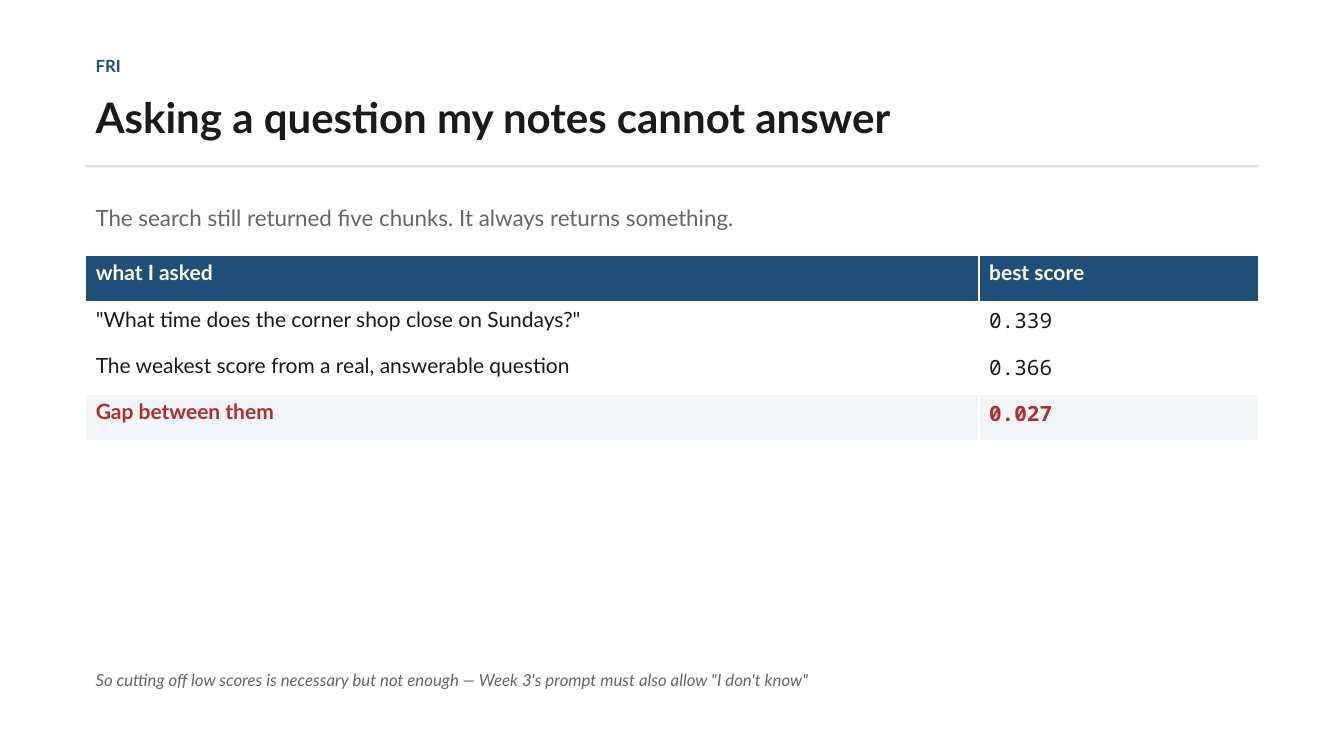
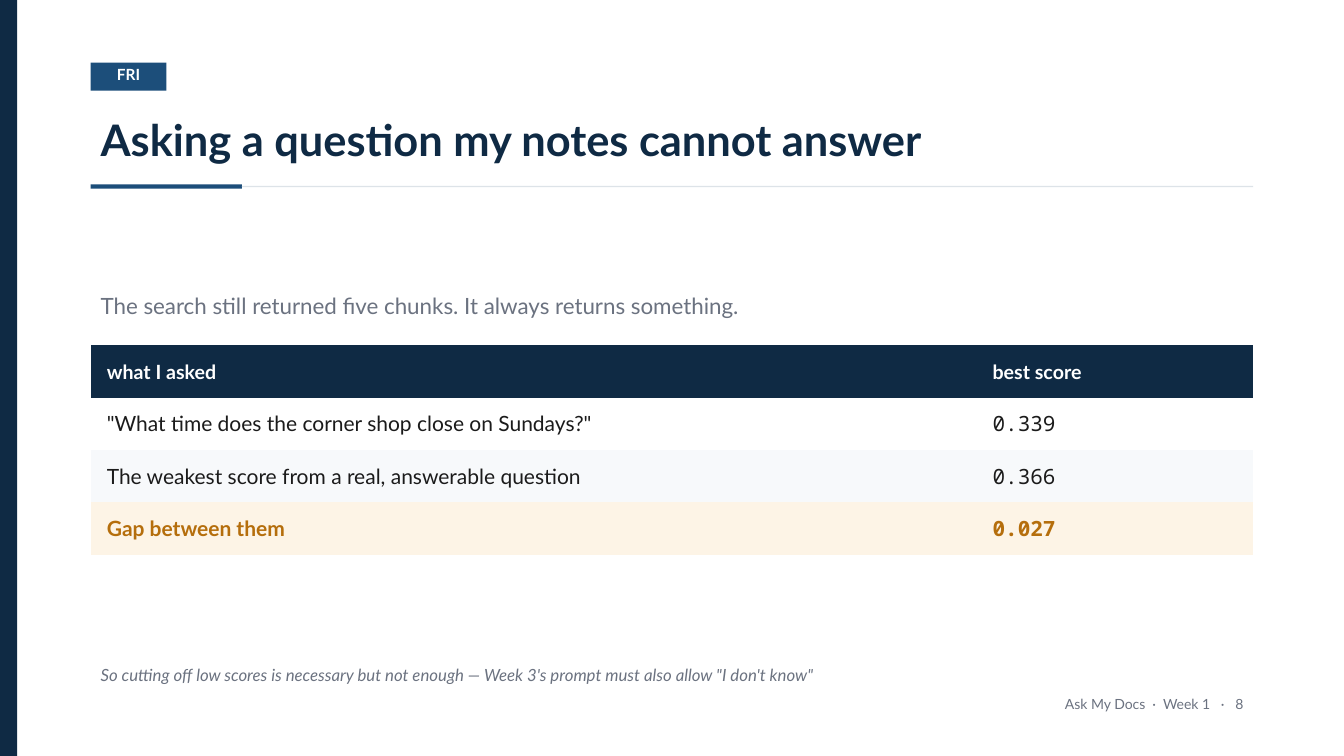
Before and after one commit to Iddrisusalima/ask-my-docs, a slide deck: slide 9 of presentation/week1-review.pptx. Drawn at 1344x756 pixels with LibreOffice and Linux fonts; fonts in the diff are those of the drawing. Boxes give left, top, right and bottom in pixels: in the first picture for what was removed or moved away, otherwise in the second. Text is boxed around its words. In the diff, an @@ line names an element or a change of style, - is before the commit and + after.

Commit message:
style(presentation): Restyle deck with navy template and banded tables
- Strip table gridlines and carry structure with row banding instead
- Centre content blocks vertically, fixing captions stranded above tables
- Add page numbers and a left accent stripe

```diff
--- a/presentation/week1-review.pptx
+++ b/presentation/week1-review.pptx
@@ rectangle added at box(0, 0, 17, 756), fill #0F2A44 @@
@@ text "FRI": place and size @@
-text "FRI" at box(96, 60, 121, 72)
+text "FRI" at box(117, 69, 140, 80)
@@ text "FRI" at box(117, 69, 140, 80): size 12 to 11 pt, text colour #1F4E79 to #FFFFFF; alignment left to centre @@
@@ rectangle added at box(91, 63, 166, 91), fill #1C4E7A @@
@@ text "Asking a question my notes ...": place and size @@
-text "Asking a question my notes ..." at box(96, 101, 890, 141)
+text "Asking a question my notes ..." at box(101, 123, 921, 164)
@@ text "Asking a question my notes ..." at box(101, 123, 921, 164): size 30 to 31 pt, text colour #1A1A1A to #0F2A44 @@
@@ rectangle added at box(91, 185, 242, 189), fill #1C4E7A @@
@@ rectangle: place and size @@
-rectangle at box(86, 165, 1258, 167)
+rectangle at box(242, 186, 1253, 187)
@@ rectangle at box(242, 186, 1253, 187): fill #D8D8D8 to #DDE3E8 @@
@@ text "The search still returned five ..." at box(101, 297, 739, 318): text colour #666666 to #6B7280 @@
@@ text "The search still returned five ...": place and size @@
-text "The search still returned five ..." at box(96, 209, 734, 230)
+text "The search still returned five ..." at box(101, 297, 739, 318)
@@ table at box(91, 345, 1254, 555) @@
@@ fill #1F4E79 to #0F2A44 in row 1 @@
@@ fill #FFFFFF to #F7F9FB in row 3 @@
@@ fill #F2F5F8 to #FDF4E6 in row 4 @@
@@ size 15 to 14 pt in "what I asked", "best score" @@
@@ text colour #1A1A1A to #1B1B1B in ""What time does the corner shop close ...", "0.339", "The weakest score from a real, answerable ...", "0.366" @@
@@ text colour #B32D2D to #B56E0C in "Gap between them", "0.027" @@
@@ borders changed @@
@@ table: place and size @@
-table at box(86, 255, 1258, 441)
+table at box(91, 345, 1254, 555)
@@ text "So cutting off low scores ..." at box(101, 668, 813, 684): text colour #666666 to #6B7280 @@
@@ text added at box(1065, 699, 1243, 712), 10 pt, text #6B7280 @@
+Ask My Docs · Week 1 · 8
```
Also in this commit, not shown: 9 other slides changed, 1 other file.
